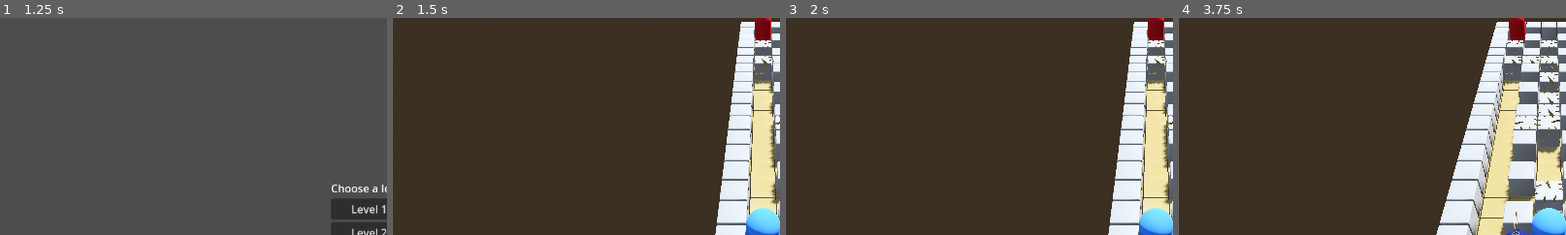
Above: before the commit, frames 1-4 (left to right).
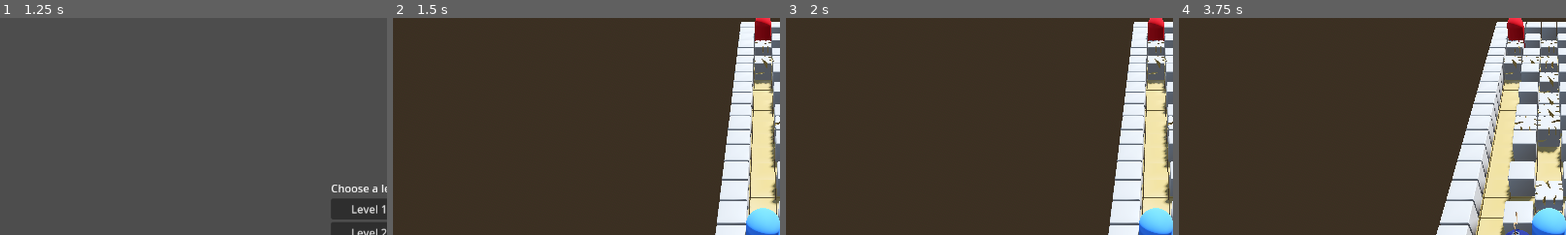
Above: after the commit, the same moments.

Repository: Loethor/ExplosiveBoy
Game: Godot game, scene res://scenes/world.tscn
The game is run twice, just before and just after one commit, with the same random seed, the same clock (stepped at 60 frames per second) and the same inputs.
Inputs:
- Up to frame 1 (1.25 s): click "Play" at 0.5 s
- Up to frame 2 (1.5 s): click "Level 1" at 1.25 s
- Up to frame 3 (2 s): no input
- Up to frame 4 (3.75 s): tap Enter at 2 s; hold D (right) 2.03-2.78 s; hold Space (bomb) 2.03-2.78 s; hold S (down) 2.78-3.53 s; tap Space (bomb) at 2.85 s; hold D (right) from 3.53 s (still down); hold Space (bomb) from 3.53 s (still down)
The pictures show only the part of the screen within x 2-52%, y 0-50%; the shares and areas given below are measured in that part.

Frame 1 is identical in both runs. In frame 2, 0.1% of the frame differs, in the area x 92-98%, y 0-17%; in frame 3, 0.2%; in frame 4, 0.3%, in the area x 84-90%, y 0-14%.

Commit message:
Standar behavior is now random

Diff:
--- a/BehaviorComponent.gd
+++ b/BehaviorComponent.gd
@@ -16,7 +16,7 @@
 var can_move
 
 enum BehaviorsEnum {random, passive, aggresive}
-@export var BehaviorType: BehaviorsEnum = BehaviorsEnum.passive
+@export var BehaviorType: BehaviorsEnum = BehaviorsEnum.random
 
 func _ready() -> void:
 	randomize()
--- a/scenes/characters/enemies/random_enemy.tscn
+++ b/scenes/characters/enemies/enemy.tscn
@@ -1,6 +1,6 @@
-[gd_scene load_steps=6 format=3 uid="uid://jcpmv2i3j7tv"]
+[gd_scene load_steps=6 format=3 uid="uid://c0vkxpbyh6hc6"]
 
-[ext_resource type="Script" path="res://scenes/characters/enemies/random_enemy.gd" id="1_niq1e"]
+[ext_resource type="Script" path="res://scenes/characters/enemies/enemy.gd" id="1_7ddfy"]
 [ext_resource type="PackedScene" uid="uid://n32554fgx8jw" path="res://scenes/components/behavior_component.tscn" id="2_vwn7q"]
 
 [sub_resource type="CapsuleMesh" id="CapsuleMesh_d1pxa"]
@@ -11,11 +11,11 @@
 [sub_resource type="BoxShape3D" id="BoxShape3D_dut8r"]
 size = Vector3(0.9, 2, 0.9)
 
-[node name="RandomEnemy" type="CharacterBody3D" groups=["enemies"]]
+[node name="Enemy" type="CharacterBody3D" groups=["enemies"]]
 transform = Transform3D(1, 0, 0, 0, 1, 0, 0, 0, 1, -0.5, 1, 0.5)
 collision_layer = 4
 collision_mask = 34
-script = ExtResource("1_niq1e")
+script = ExtResource("1_7ddfy")
 
 [node name="MeshInstance3D" type="MeshInstance3D" parent="."]
 mesh = SubResource("CapsuleMesh_d1pxa")
--- a/scenes/levels/level_1.tscn
+++ b/scenes/levels/level_1.tscn
@@ -1,6 +1,6 @@
-[gd_scene load_steps=4 format=3 uid="uid://dt4g26qtgx5t8"]
+[gd_scene load_steps=4 format=3 uid="uid://ig7oecnqvbys"]
 
-[ext_resource type="PackedScene" uid="uid://jcpmv2i3j7tv" path="res://scenes/characters/enemies/random_enemy.tscn" id="3_h3p13"]
+[ext_resource type="PackedScene" uid="uid://c0vkxpbyh6hc6" path="res://scenes/characters/enemies/enemy.tscn" id="3_h3p13"]
 [ext_resource type="PackedScene" uid="uid://d2mubn4kf7hbg" path="res://scenes/characters/player.tscn" id="3_utlb2"]
 [ext_resource type="PackedScene" uid="uid://ccg6qvjjx3u85" path="res://scenes/components/map_component.tscn" id="4_dua5a"]
 
@@ -16,11 +16,8 @@
 "cells": PackedInt32Array(65527, 65526, 2, 65528, 65526, 2, 65529, 65526, 2, 65530, 65526, 2, 65531, 65526, 2, 65532, 6 …(4899 unchanged characters)…
 }
 
-[node name="RandomEnemy" parent="." instance=ExtResource("3_h3p13")]
+[node name="Enemy" parent="." instance=ExtResource("3_h3p13")]
 transform = Transform3D(1, 0, 0, 0, 1, 0, 0, 0, 1, -8, 1, -9)
 
-[node name="BehaviorComponent" parent="RandomEnemy" index="3"]
-BehaviorType = 1
-
 [editable path="MapComponent"]
-[editable path="RandomEnemy"]
+[editable path="Enemy"]
--- a/scenes/levels/level_2.tscn
+++ b/scenes/levels/level_2.tscn
@@ -1,5 +1,6 @@
-[gd_scene load_steps=3 format=3 uid="uid://b5r5ipkwmqd86"]
+[gd_scene load_steps=4 format=3 uid="uid://b5r5ipkwmqd86"]
 
+[ext_resource type="PackedScene" uid="uid://c0vkxpbyh6hc6" path="res://scenes/characters/enemies/enemy.tscn" id="3_kj18s"]
 [ext_resource type="PackedScene" uid="uid://d2mubn4kf7hbg" path="res://scenes/characters/player.tscn" id="3_qdgws"]
 [ext_resource type="PackedScene" uid="uid://ccg6qvjjx3u85" path="res://scenes/components/map_component.tscn" id="4_upxxg"]
 
@@ -15,4 +16,7 @@
 "cells": PackedInt32Array(65528, 65528, 1048576, 65528, 65529, 1048576, 65528, 65530, 1048576, 65528, 65531, 1048576, 6 …(6765 unchanged characters)…
 }
 
+[node name="Enemy" parent="." instance=ExtResource("3_kj18s")]
+transform = Transform3D(1, 0, 0, 0, 1, 0, 0, 0, 1, 8, 1, -9)
+
 [editable path="MapComponent"]
--- a/scenes/levels/level_3.tscn
+++ b/scenes/levels/level_3.tscn
@@ -1,7 +1,7 @@
-[gd_scene load_steps=4 format=3 uid="uid://bxfatksofs8dh"]
+[gd_scene load_steps=4 format=3 uid="uid://din565x050nsb"]
 
 [ext_resource type="PackedScene" uid="uid://ccg6qvjjx3u85" path="res://scenes/components/map_component.tscn" id="3_6a5dr"]
-[ext_resource type="PackedScene" uid="uid://jcpmv2i3j7tv" path="res://scenes/characters/enemies/random_enemy.tscn" id="3_aifp6"]
+[ext_resource type="PackedScene" uid="uid://c0vkxpbyh6hc6" path="res://scenes/characters/enemies/enemy.tscn" id="3_aifp6"]
 [ext_resource type="PackedScene" uid="uid://d2mubn4kf7hbg" path="res://scenes/characters/player.tscn" id="3_usm6c"]
 
 [node name="Level3" type="Node3D"]
@@ -16,11 +16,8 @@
 [node name="Player" parent="." instance=ExtResource("3_usm6c")]
 transform = Transform3D(1, 0, 0, 0, 1, 0, 0, 0, 1, 0, 1, 0)
 
-[node name="RandomEnemy" parent="." instance=ExtResource("3_aifp6")]
+[node name="Enemy" parent="." instance=ExtResource("3_aifp6")]
 transform = Transform3D(1, 0, 0, 0, 1, 0, 0, 0, 1, -2, 1, -2)
 
-[node name="BehaviorComponent" parent="RandomEnemy" index="3"]
-BehaviorType = 0
-
 [editable path="MapComponent"]
-[editable path="RandomEnemy"]
+[editable path="Enemy"]
Renamed: scenes/characters/enemies/random_enemy.gd -> scenes/characters/enemies/enemy.gd
